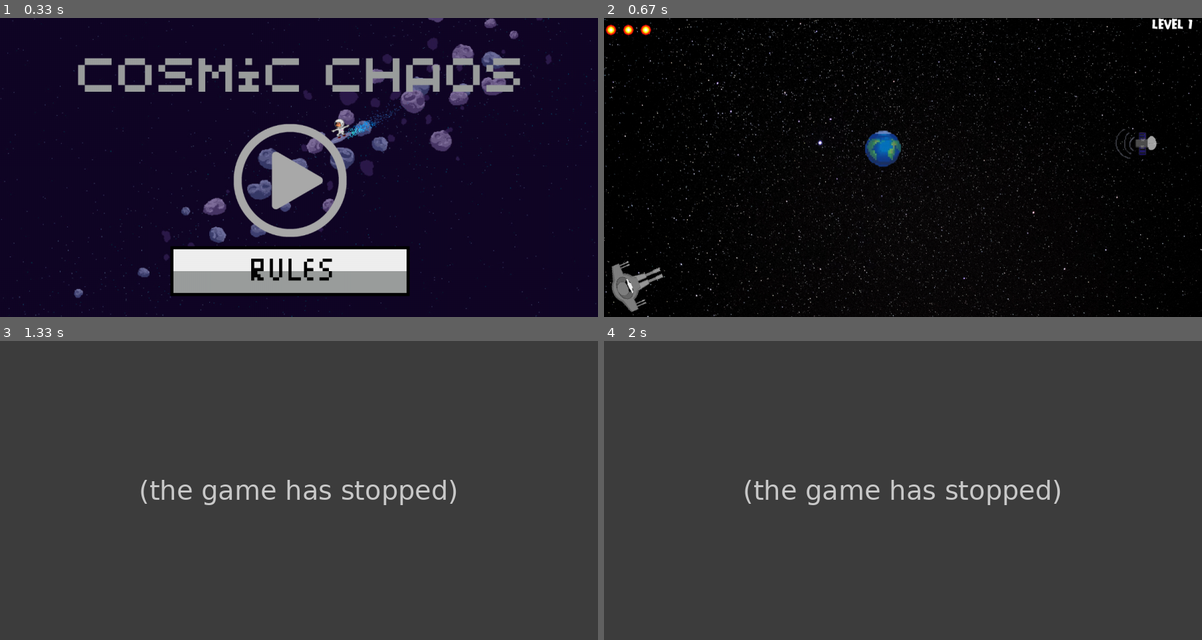
Above: before the commit, frames 1-4 (two rows, left to right).
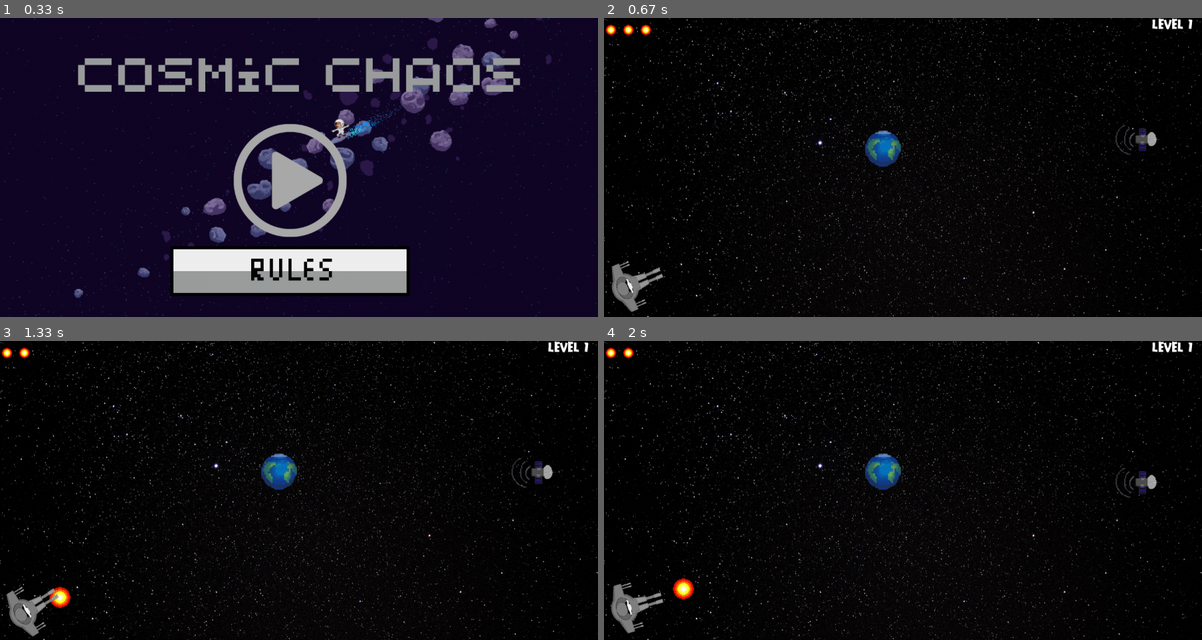
Above: after the commit, the same moments.

Repository: PedroPertusi/CosmicChaos-Pygame-Project
Game: pygame game, started from Main.py
Two runs of this game, one before a commit and one after it. Both use one fixed random seed, a clock stepped at 60 frames per second and the inputs below.
Inputs (mouse positions are in pixels of both pictures, inside the frame that each line leads up to):
- Up to frame 1 (0.33 s): no input
- Up to frame 2 (0.67 s): click (903, 167) at 0.38 s
- Up to frame 3 (1.33 s): click (155, 493) at 0.72 s; click (388, 385) at 1.05 s
- Up to frame 4 (2 s): click (914, 388) at 1.38 s; click (908, 520) at 1.72 s

Frame 1 is identical in both runs. In frame 2, 0.2% of the frame differs, in the area x 85-93%, y 35-48%; in frame 3, 99%, in the area x 0-100%, y 0-100%; in frame 4, 99%.
Error before the commit: IndexError: list index out of range (classes.py line 150); the game stopped at 0.73 s (later frames are placeholders)

Commit message:
atualizando o vídeo  (gravado em outro pc)

Diff:
--- a/classes.py
+++ b/classes.py
@@ -22,7 +22,6 @@
 
     Attributes
     ----------
-    clock : um objeto clock do pygame
     window : armazena a janela do jogo do pygame
     tela_atual : armazena um objeto que representa a tela atual do jogo
 
@@ -43,7 +42,6 @@
         """
             Parameters
             ----------
-            clock : um objeto clock do pygame
             window : armazena a janela do jogo do pygame
             tela_atual : armazena um objeto que representa a tela atual do jogo
 
@@ -51,7 +49,7 @@
         pygame.init()
         pygame.font.init()
         self.window =  pygame.display.set_mode([WIDTH,HEIGHT])
-        pygame.display.set_caption("Nome do Jogo")
+        pygame.display.set_caption("Cosmic Chaos")
 
         self.tela_atual = Tela_inicio()
 
@@ -74,6 +72,27 @@
 
 
 class Tela_inicio():
+    """
+    Classe que roda a tela inicial
+
+    ...
+
+    Attributes
+    ----------
+    tela_inicio : png da tela inicial
+    rect_botao_play : define os limites do botão de play
+    rect_regras : define os limites do botão de ler as regras
+
+
+    Methods
+    -------
+    atualiza()
+        responsável por parar loop do jogo quando encerrado e computar outros eventos da tela
+
+    desenha()
+        responsável por desenhar todos os atríbutos da tela
+
+    """
     def __init__(self):
         self.tela_inicio = pygame.image.load('Assets/Cosmic_Chaos.png').convert_alpha()
         self.rect_botao_play = (455,214,256,226)
@@ -91,8 +110,6 @@
                         return Level0()
                     elif colisao_ponto_retangulo(event.pos[0],event.pos[1], self.rect_regras):
                         return Tela_regras()
-            #         if colisao_ponto_retangulo(event.pos[0],event.pos[1], self.rect_botao_regras):
-            #             return Regras()
 
 
         return self
@@ -103,6 +120,26 @@
         surface.blit(self.tela_inicio,(0,0))
 
 class Tela_regras():
+    """
+    Classe que roda a tela de regras
+
+    ...
+
+    Attributes
+    ----------
+    tela_regras : png da tela de regras
+    rect_back : define os limites do botão de voltar a tela inicial
+
+
+    Methods
+    -------
+    atualiza()
+        responsável por parar loop do jogo quando encerrado e computar outros eventos da tela
+
+    desenha()
+        responsável por desenhar todos os atríbutos da tela
+
+    """
     def __init__(self):
         self.tela_regras = pygame.image.load('Assets/regras.png').convert_alpha()
         self.rect_back = (1065,505,135,100)
@@ -127,7 +164,33 @@
         surface.blit(self.tela_regras,(0,0))
 
 class Level0():
-    def __init__(self): #881,1042,45,45 --> cord do tiro
+    """
+    Classe que roda a primeira fase
+
+    ...
+
+    Attributes
+    ----------
+    qtd_tiros : usado para contar o limite máximo de tiros (3)
+    pos_planetas : pos dos planetas no png das sprites
+    lista_tiros : armazena os objetos de tiro presentes na tela (max 1)
+    space_shooter : armazena o objeto da classe SpaceShooter (canhão responsável por atirar)
+    background : armazena o png do fundo da tela
+    tiro_mini : png do tiro pequeno que fica acima marcando os tiros ainda disponíveis
+    lista_planetas : armazena os objetos da classe Planeta presentes na fase
+    lista_satelite : armazena os objetos da classe Satelite presentes na fase
+
+
+    Methods
+    -------
+    atualiza()
+        responsável por parar loop do jogo quando encerrado e computar outros eventos da tela
+
+    desenha()
+        responsável por desenhar todos os atríbutos da tela
+
+    """
+    def __init__(self):
         self.qtd_tiros = 3
         self.pos_planetas = {'terra':(49,53,83,77),'netuno':(154,56,82,75),'marte':(48,162,85,79)}
         self.lista_tiros = []
@@ -145,9 +208,8 @@
 
         for planeta in self.lista_planetas:
             if len(self.lista_tiros) > 0:
-                # if pygame.Rect(planeta.pos[0],planeta.pos[1],planeta.pos_sprites[2]+40,planeta.pos_sprites[3]+40).colliderect(self.lista_tiros[0].pos[0],self.lista_tiros[0].pos[1],self.lista_tiros[0].w,self.lista_tiros[0].h): #o +40 eh o raio em volta que a gravidade vai afetar
                 a = - planeta.gravidade(self.lista_tiros[0].pos)
-                if np.linalg.norm(planeta.pos - self.lista_tiros[0].pos) <= (planeta.pos[2]/2) + (self.lista_tiros[0].w/2):
+                if np.linalg.norm(planeta.pos - self.lista_tiros[0].pos) <= (planeta.pos_sprites[2]/2) + (self.lista_tiros[0].w/2):
                     self.lista_tiros.remove(self.lista_tiros[0])
 
         if len(self.lista_tiros) > 0:
@@ -204,14 +266,40 @@
 
 
 class Level1():
-    def __init__(self): #881,1042,45,45 --> cord do tiro
+    """
+    Classe que roda a segunda fase
+
+    ...
+
+    Attributes
+    ----------
+    qtd_tiros : usado para contar o limite máximo de tiros (3)
+    pos_planetas : pos dos planetas no png das sprites
+    lista_tiros : armazena os objetos de tiro presentes na tela (max 1)
+    space_shooter : armazena o objeto da classe SpaceShooter (canhão responsável por atirar)
+    background : armazena o png do fundo da tela
+    tiro_mini : png do tiro pequeno que fica acima marcando os tiros ainda disponíveis
+    lista_planetas : armazena os objetos da classe Planeta presentes na fase
+    lista_satelite : armazena os objetos da classe Satelite presentes na fase
+
+
+    Methods
+    -------
+    atualiza()
+        responsável por parar loop do jogo quando encerrado e computar outros eventos da tela
+
+    desenha()
+        responsável por desenhar todos os atríbutos da tela
+
+    """
+    def __init__(self):
         self.qtd_tiros = 3
         self.pos_planetas = {'terra':(49,53,83,77),'netuno':(154,56,82,75),'marte':(48,162,85,79)}
         self.lista_tiros = []
         self.space_shooter = SpaceShooter()
         self.background = pygame.image.load('Assets/space_background.png').convert_alpha()
         self.tiro_mini = pygame.image.load('Assets/tiro_mini.png').convert_alpha()
-        self.lista_planetas = [Planeta(self.pos_planetas['terra'],[600,250],5000),Planeta(self.pos_planetas['netuno'],[800,150], 1000),Planeta(self.pos_planetas['marte'],[800,500],4000)]
+        self.lista_planetas = [Planeta(self.pos_planetas['terra'],[600,250],5000),Planeta(self.pos_planetas['netuno'],[800,150], 1000),Planeta(self.pos_planetas['marte'],[800,500],2000)]
         self.lista_satelite = [Satellite([1000,200])]
 
 
@@ -224,15 +312,17 @@
 
         for planeta in self.lista_planetas:
             if len(self.lista_tiros) > 0:
-                # if pygame.Rect(planeta.pos[0],planeta.pos[1],planeta.pos_sprites[2]+40,planeta.pos_sprites[3]+40).colliderect(self.lista_tiros[0].pos[0],self.lista_tiros[0].pos[1],self.lista_tiros[0].w,self.lista_tiros[0].h): #o +40 eh o raio em volta que a gravidade vai afetar
                 a -= planeta.gravidade(self.lista_tiros[0].pos)
+                if np.linalg.norm(planeta.pos - self.lista_tiros[0].pos) <= ((planeta.pos_sprites[2]/2) + (self.lista_tiros[0].w/2) - 25):
+                    self.lista_tiros.remove(self.lista_tiros[0])
+
 
         if len(self.lista_tiros) > 0:
             for tiro in self.lista_tiros:
-                x = tiro.atualiza(pygame.Rect(self.lista_satelite[0].pos[0],self.lista_satelite[0].pos[1],55,55),a) #55,55 eh o w,h do sattelite mas apenas dele e nao da img
+                x = tiro.atualiza(pygame.Rect(self.lista_satelite[0].pos[0],self.lista_satelite[0].pos[1],55,55),a)
                 if not x:
                     self.lista_tiros.remove(self.lista_tiros[0])
-                elif x == 'acabou': #mexendo aqui pra acabar
+                elif x == 'acabou':
                     return Level2()
 
         self.lista_satelite[0].atualiza()
@@ -279,14 +369,40 @@
             sat.desenha(surface)
 
 class Level2():
-    def __init__(self): #881,1042,45,45 --> cord do tiro
+    """
+    Classe que roda a terceira e última fase
+
+    ...
+
+    Attributes
+    ----------
+    qtd_tiros : usado para contar o limite máximo de tiros (3)
+    pos_planetas : pos dos planetas no png das sprites
+    lista_tiros : armazena os objetos de tiro presentes na tela (max 1)
+    space_shooter : armazena o objeto da classe SpaceShooter (canhão responsável por atirar)
+    background : armazena o png do fundo da tela
+    tiro_mini : png do tiro pequeno que fica acima marcando os tiros ainda disponíveis
+    lista_planetas : armazena os objetos da classe Planeta presentes na fase
+    lista_satelite : armazena os objetos da classe Satelite presentes na fase
+
+
+    Methods
+    -------
+    atualiza()
+        responsável por parar loop do jogo quando encerrado e computar outros eventos da tela
+
+    desenha()
+        responsável por desenhar todos os atríbutos da tela
+
+    """
+    def __init__(self):
         self.qtd_tiros = 3
         self.pos_planetas = {'terra':(49,53,83,77),'netuno':(154,56,82,75),'marte':(48,162,85,79),'saturno':(240,385,125,48),'jupiter':(262,164,83,76)}
         self.lista_tiros = []
         self.space_shooter = SpaceShooter()
         self.background = pygame.image.load('Assets/space_background.png').convert_alpha()
         self.tiro_mini = pygame.image.load('Assets/tiro_mini.png').convert_alpha()
-        self.lista_planetas = [Planeta(self.pos_planetas['terra'],[300,100],5000),Planeta(self.pos_planetas['netuno'],[450,450],1000),Planeta(self.pos_planetas['marte'],[900,50],2000),Planeta(self.pos_planetas['saturno'],[530,230],3003)]
+        self.lista_planetas = [Planeta(self.pos_planetas['terra'],[300,100],5000),Planeta(self.pos_planetas['netuno'],[450,450],1000),Planeta(self.pos_planetas['marte'],[700,200],2500),Planeta(self.pos_planetas['saturno'],[780,450],7500)]
         self.lista_satelite = [Satellite([1000,200])]
 
 
@@ -299,15 +415,17 @@
 
         for planeta in self.lista_planetas:
             if len(self.lista_tiros) > 0:
-                # if pygame.Rect(planeta.pos[0],planeta.pos[1],planeta.pos_sprites[2]+40,planeta.pos_sprites[3]+40).colliderect(self.lista_tiros[0].pos[0],self.lista_tiros[0].pos[1],self.lista_tiros[0].w,self.lista_tiros[0].h): #o +40 eh o raio em volta que a gravidade vai afetar
                 a -= planeta.gravidade(self.lista_tiros[0].pos)
+                if np.linalg.norm(planeta.pos - self.lista_tiros[0].pos) <= (planeta.pos_sprites[3]/2) + (self.lista_tiros[0].w/2):
+                    self.lista_tiros.remove(self.lista_tiros[0])
+
 
         if len(self.lista_tiros) > 0:
             for tiro in self.lista_tiros:
-                x = tiro.atualiza(pygame.Rect(self.lista_satelite[0].pos[0],self.lista_satelite[0].pos[1],55,55),a) #55,55 eh o w,h do sattelite mas apenas dele e nao da img
+                x = tiro.atualiza(pygame.Rect(self.lista_satelite[0].pos[0],self.lista_satelite[0].pos[1],55,55),a)
                 if not x:
                     self.lista_tiros.remove(self.lista_tiros[0])
-                elif x == 'acabou': #mexendo aqui pra acabar
+                elif x == 'acabou':
                     return Tela_Ganhou()
 
         self.lista_satelite[0].atualiza()
@@ -354,6 +472,28 @@
             sat.desenha(surface)
 
 class Tela_Perdeu():
+    """
+    Classe que roda a tela após o jogador perder
+
+    ...
+
+    Attributes
+    ----------
+    tela_perdeu : png da tela de derrota
+    rect_play : define os limites do botão de jogar novamente
+    back_to_inicio : define os limites do botão de retornar ao menu
+
+
+
+    Methods
+    -------
+    atualiza()
+        responsável por parar loop do jogo quando encerrado e computar outros eventos da tela
+
+    desenha()
+        responsável por desenhar todos os atríbutos da tela
+
+    """
     def __init__(self):
         self.tela_perdeu = pygame.image.load('Assets/perdeu.png').convert_alpha()
         self.rect_play = [485,252,227,202]
@@ -378,6 +518,28 @@
         surface.blit(self.tela_perdeu,(0,0))
 
 class Tela_Ganhou():
+    """
+    Classe que roda a tela após o jogador perder
+
+    ...
+
+    Attributes
+    ----------
+    tela_ganhou : png da tela de derrota
+    rect_play : define os limites do botão de jogar novamente
+    back_to_inicio : define os limites do botão de retornar ao menu
+
+
+
+    Methods
+    -------
+    atualiza()
+        responsável por parar loop do jogo quando encerrado e computar outros eventos da tela
+
+    desenha()
+        responsável por desenhar todos os atríbutos da tela
+
+    """
     def __init__(self):
         self.tela_ganhou = pygame.image.load('Assets/ganhou.png').convert_alpha()
         self.rect_play = [485,252,227,202]
@@ -402,9 +564,35 @@
         surface.blit(self.tela_ganhou,(0,0))
 #-------------------------------------------------------#
 class SpaceShooter():
+    """
+    Classe que gera o objeto do canhão presente na fase
+
+    ...
+
+    Attributes
+    ----------
+    player : png do objeto
+    player_pos : armazena a posição inicial do objeto
+    rot_image : armazena a posição após rotacionado do objeto
+    player_rect : armazena os limites do objeto
+    rot_image_rect : armazena os limites do objeto depois de rotacionado
+    mx,my : posição do mouse na tela armazenada
+    w,h : armazena largura e altura do objeto
+    angle : armazena o angulo se o objeto rotacionado
+
+
+
+    Methods
+    -------
+    atualiza()
+        responsável por parar loop do jogo quando encerrado e computar outros eventos da tela
+
+    desenha()
+        responsável por desenhar o objeto SpaceShooter, e também realiza a rotação se necessária de acordo com o mx,my
+
+    """
     def __init__(self):
         self.player = pygame.image.load("Assets/space-fighter.png").convert_alpha()
-        # self.imagem = pygame.transform.scale(self.imagem,(WIDTH * 0.1, HEIGHT * 0.2))
         self.player_pos = ''
         self.player_rect = ''
         self.rot_image = ''
@@ -416,11 +604,9 @@
         self.h = 120
         self.angle = 0
 
-    def atualiza(self,):
-        pass
-
-    def desenha(self,surface):
-        self.player_pos  = (80,525)#surface.get_rect().center
+
+    def desenha(self,surface):
+        self.player_pos  = (80,525)
         self.player_rect = self.player.get_rect(center = self.player_pos)
 
         dx, dy = self.mx - self.player_rect.centerx, self.my - self.player_rect.centery
@@ -435,12 +621,41 @@
         surface.blit(self.rot_image, self.rot_image_rect.topleft)
 
 class Tiro():
+    """
+    Classe que gera o objeto do tiro presente na fase
+
+    ...
+
+    Attributes
+    ----------
+    tiro : png do objeto
+    w,h : armazena largura e altura do objeto
+    velocidade : armazena a velocidade que é constantemente atualizada de acordo com a gravidade
+    pos: array que armazena a posição atual do tiro
+    mouse_pos : armazena o vetor da posição clicada no mouse
+    distance : armazena e calcula a distância do tiro em relação ao click do mouse
+    direction : dita a direção em que o objeto tem que se deslocar]
+    aceleracao : aceleração que o objeto possui (essencial pois é alterada quando em contato com a gravidade dos planetas)
+     angle : armazena o angulo se o objeto rotacionado
+
+
+
+    Methods
+    -------
+    atualiza()
+        responsável por atualizar o tiro, tanto removelo quando sair dos limites do jogo
+        e também calcular a direção, sentido e velocidade nova quando afetado pela gravidade
+
+    desenha()
+        responsável por desenhar o objeto Tiro na tela
+
+    """
     def __init__(self,mouse_pos,space_pos):
         self.tiro_img = pygame.image.load('Assets/tiro.png').convert_alpha()
         self.w = 45
         self.h = 45
         self.velocidade = 0.05
-        self.pos = np.array([space_pos[0],space_pos[1]]) #[80,525]
+        self.pos = np.array([space_pos[0],space_pos[1]])
         self.mouse_pos = mouse_pos
         self.distance = math.sqrt((mouse_pos[0] - self.pos[0]) ** 2 + (mouse_pos[1] - self.pos[1]) ** 2)
         self.direction = [(mouse_pos[0] - self.pos[0]) / self.distance, (mouse_pos[1] - self.pos[1]) / self.distance]
@@ -462,10 +677,31 @@
 
 
     def desenha(self,surface):
-        # self.tiro_img = self.transform.rotate(self.tiro_img,self.angle) aqui
         surface.blit(self.tiro_img, self.pos)
 
 class Planeta:
+    """
+    Classe que gera o objeto do tiro presente na fase
+
+    ...
+
+    Attributes
+    ----------
+    sprites_plan : png das sprites dos planetas
+    pos_sprites : armazena a posição do planeta no png de sprites
+    pos : array que armazena a posição atual do planeta
+
+
+
+    Methods
+    -------
+    gravidade()
+        função onde é implementada formula da gravidade (g = (G * M) / d²) e
+        seu efeito sobre o tiro
+
+    desenha()
+        responsável por desenhar o objeto Tiro na tela
+    """
     def __init__(self,pos_sprite,pos,grav=0):
         self.sprites_plan = pygame.image.load("Assets/sprites_planeta.png").convert_alpha()
         self.pos_sprites = pos_sprite
@@ -484,6 +720,27 @@
         return a
 
 class Satellite():
+    """
+    Classe que gera o objeto do tiro presente na fase
+
+    ...
+
+    Attributes
+    ----------
+    sat : png do satelite
+    pos : array que armazena a posição atual do planeta
+    descendo : booleano utilizado para ditar para qual sentido na vertical ele deve se deslocar
+    w,h : armazena largura e altura do objeto
+
+
+    Methods
+    -------
+    atualiza()
+        função que atualiza a posição do satelite, além de também alterar se necessário o seu sentido de deslocamento
+
+    desenha()
+        responsável por desenhar o objeto Tiro na tela
+    """
     def __init__(self,pos):
         self.sat = pygame.image.load("Assets/satellite.png").convert_alpha()
         self.pos = pos
@@ -498,9 +755,9 @@
             self.descendo = True
 
         if self.descendo:
-            self.pos[1] += 1
+            self.pos[1] += 0.5
         else:
-            self.pos[1] -= 1
+            self.pos[1] -= 0.5
 
     def desenha(self,surface):
         surface.blit(self.sat, self.pos)
Not shown, changed: README.md
Not shown, changed: Assets/gameplay.gif
